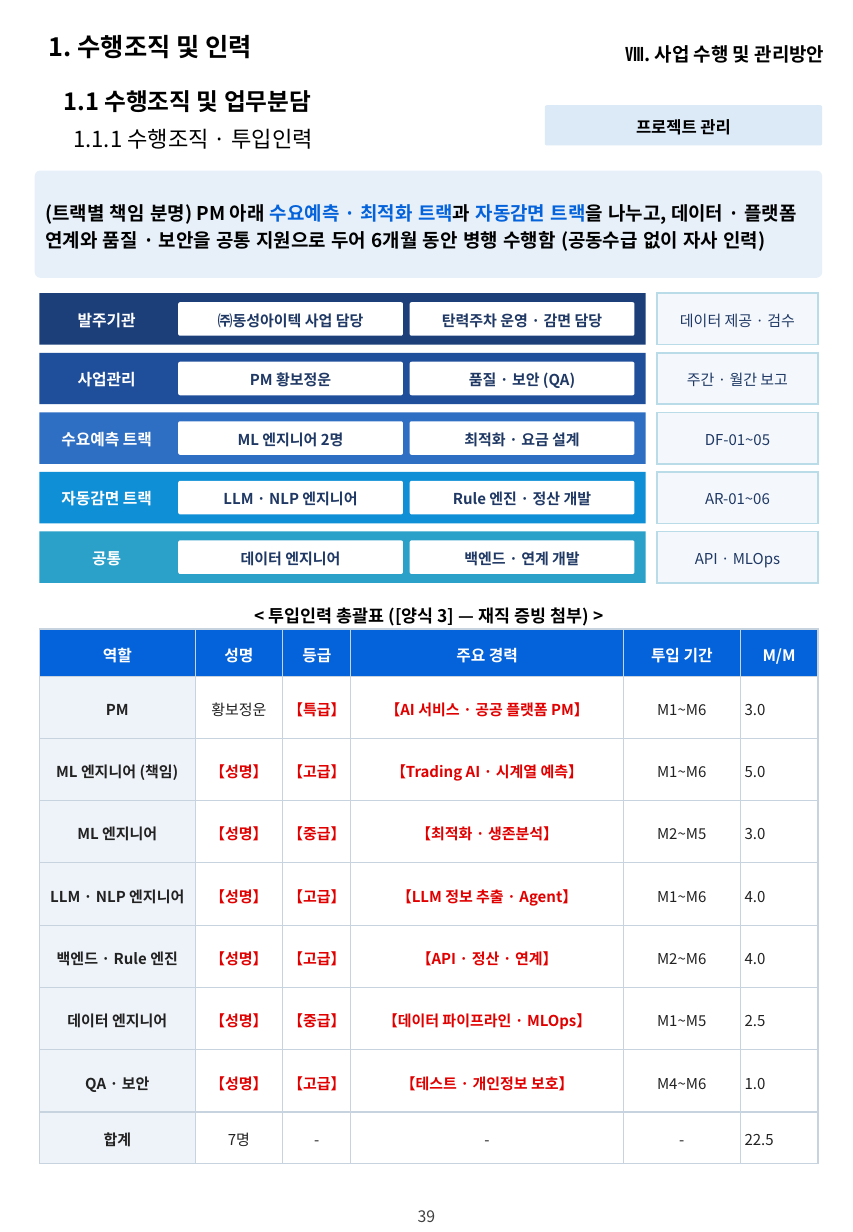
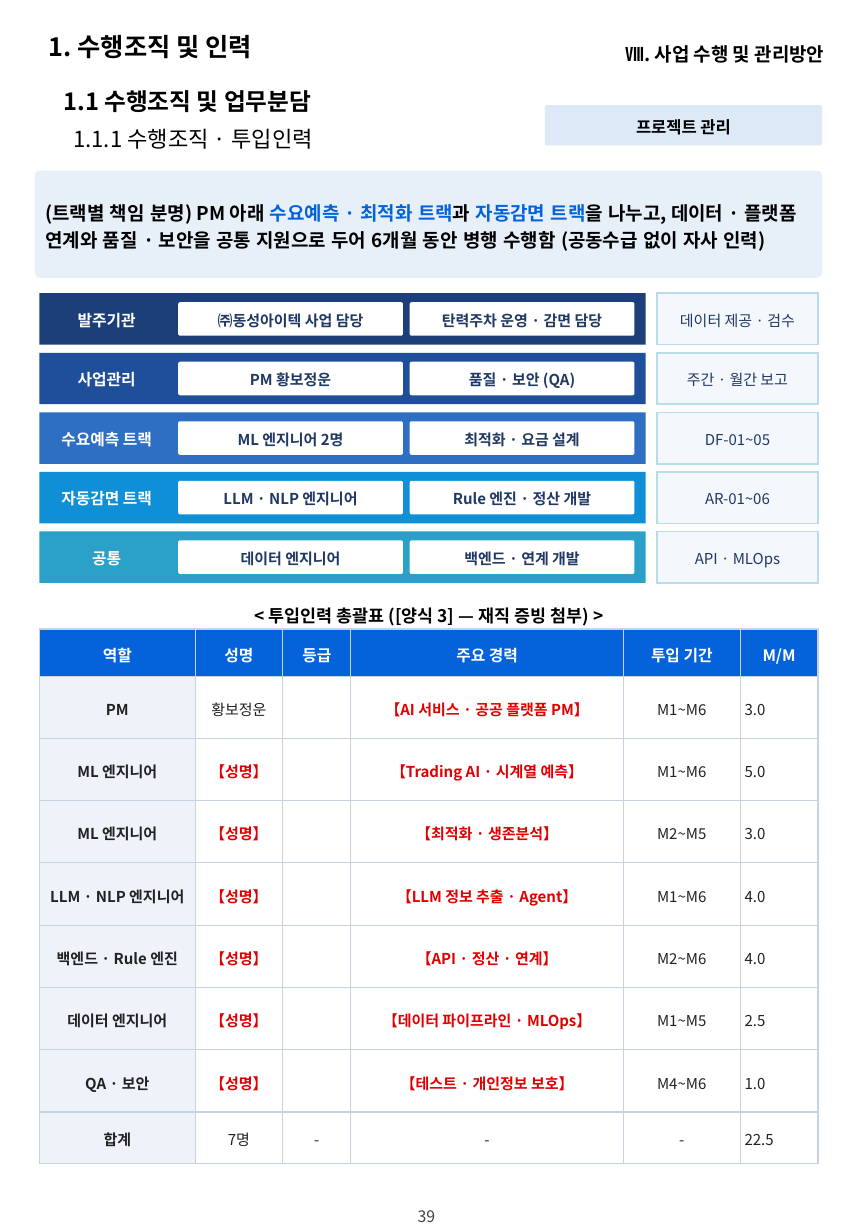
Before and after one commit to hwangsteeve-tech/hbjw, a slide deck: slide 39 of proposals/2026-11_dsit-parking-ai/dsit_proposal.pptx. Drawn at 853x1232 pixels with LibreOffice and Linux fonts; fonts in the diff are those of the drawing; background and template pictures are left out. Boxes give left, top, right and bottom in pixels: in the first picture for what was removed or moved away, otherwise in the second. Text is boxed around its words. In the diff, an @@ line names an element or a change of style, - is before the commit and + after.

```diff
--- a/proposals/2026-11_dsit-parking-ai/dsit_proposal.pptx
+++ b/proposals/2026-11_dsit-parking-ai/dsit_proposal.pptx
@@ table at box(40, 629, 819, 1163) @@
-row 2, column 3: 【특급】
+row 2, column 3: 
-row 3, column 1: ML 엔지니어 (책임)
+row 3, column 1: ML 엔지니어
-row 3, column 3: 【고급】
+row 3, column 3: 
-row 4, column 3: 【중급】
+row 4, column 3: 
-row 5, column 3: 【고급】
+row 5, column 3: 
-row 6, column 3: 【고급】
+row 6, column 3: 
-row 7, column 3: 【중급】
+row 7, column 3: 
-row 8, column 3: 【고급】
+row 8, column 3: 
```
Also in this commit, not shown: 28 other slides changed, 3 other files.
